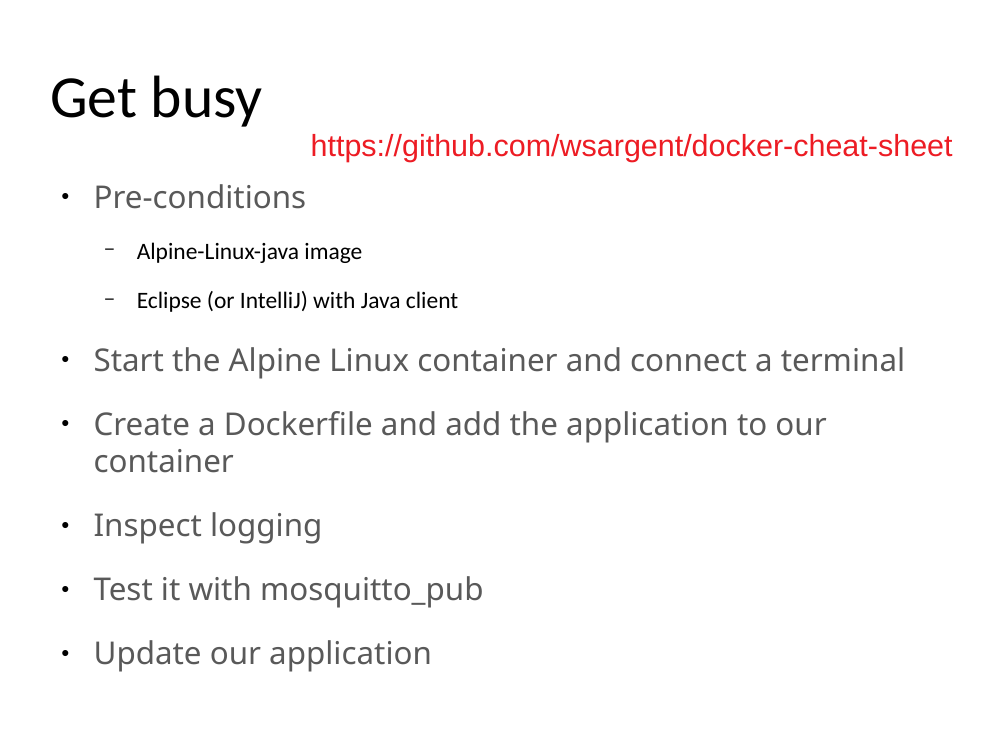
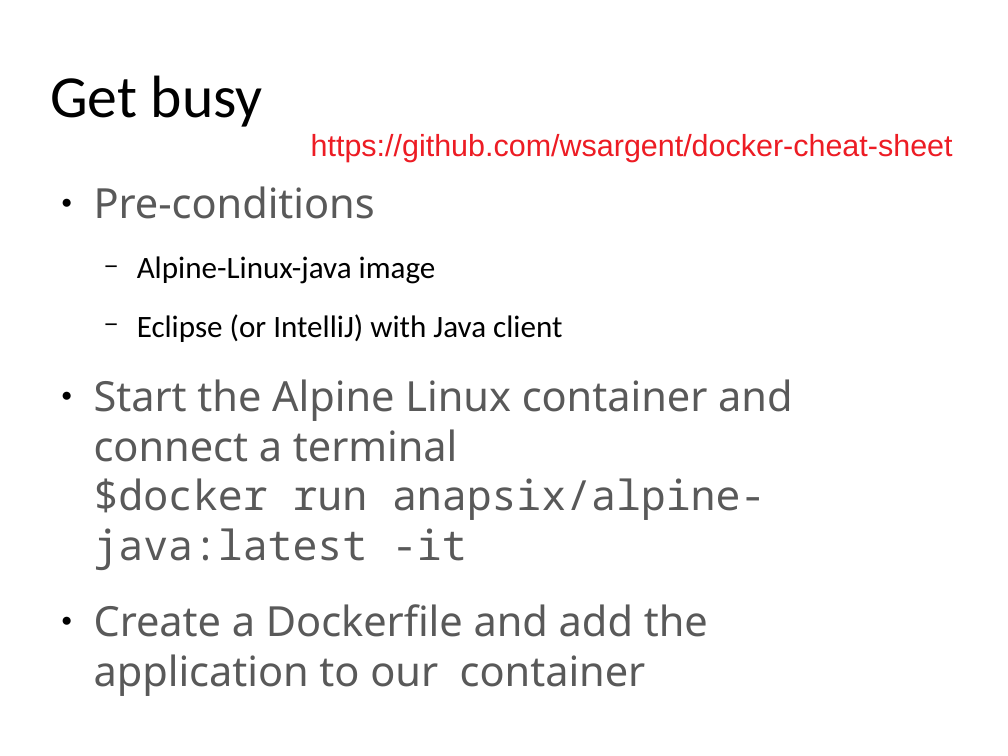
Before and after one commit to yeronimuz/gossip, a slide deck: slide 34 of presentation/docker_for_java_v1.0.odp. Drawn at 1008x756 pixels with LibreOffice and Linux fonts; fonts in the diff are those of the drawing; background and template pictures are left out. Boxes give left, top, right and bottom in pixels: in the first picture for what was removed or moved away, otherwise in the second. Text is boxed around its words. In the diff, an @@ line names an element or a change of style, - is before the commit and + after.

```diff
--- a/presentation/docker_for_java_v1.0.odp
+++ b/presentation/docker_for_java_v1.0.odp
@@ text at <box>94,186,708,687</box>: size 24.7 to 32.7 pt in "Pre-conditions", "Create a Dockerfile and add the application ..."; size 18.5 to 24.5 pt in "Alpine-Linux-java image", "Eclipse (or IntelliJ) with Java client" @@
@@ text at <box>94,379,792,570</box>: text changed; size 24.7 to 32.7 pt @@
-● Start the Alpine Linux container and connect a terminal
+● Start the Alpine Linux container and connect a terminal
+  $docker run anapsix/alpine-java:latest -it
@@ text at <box>94,512,484,672</box>: paragraphs removed @@
-● Inspect logging
-● Test it with mosquitto_pub
-● Update our application
```
Also in this commit, not shown: 2 other slides changed, 3 slides added, 1 slide removed.
